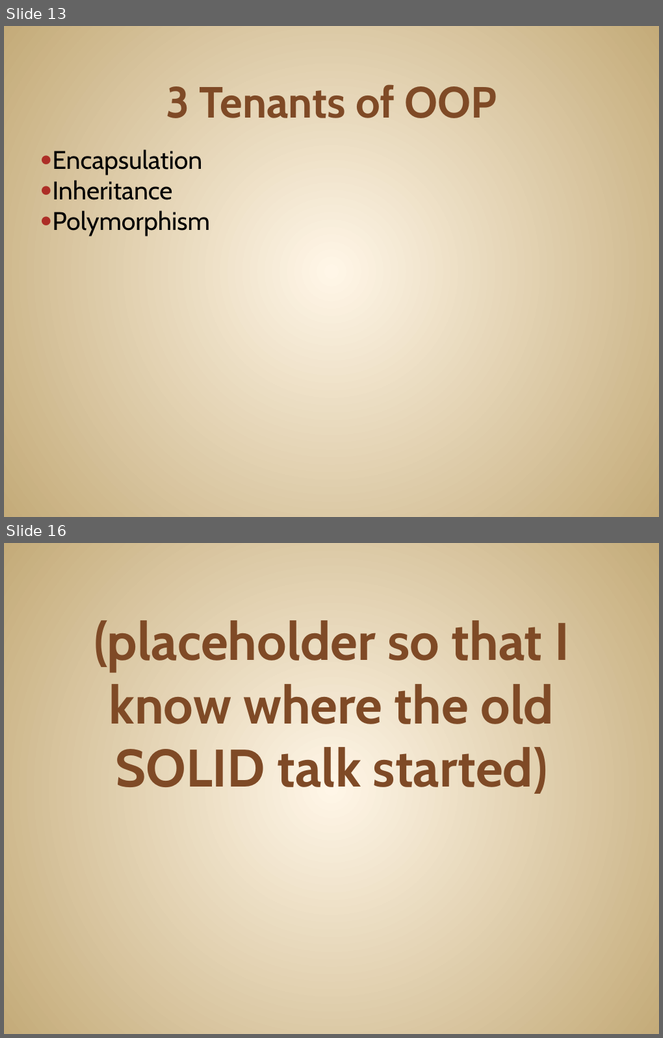
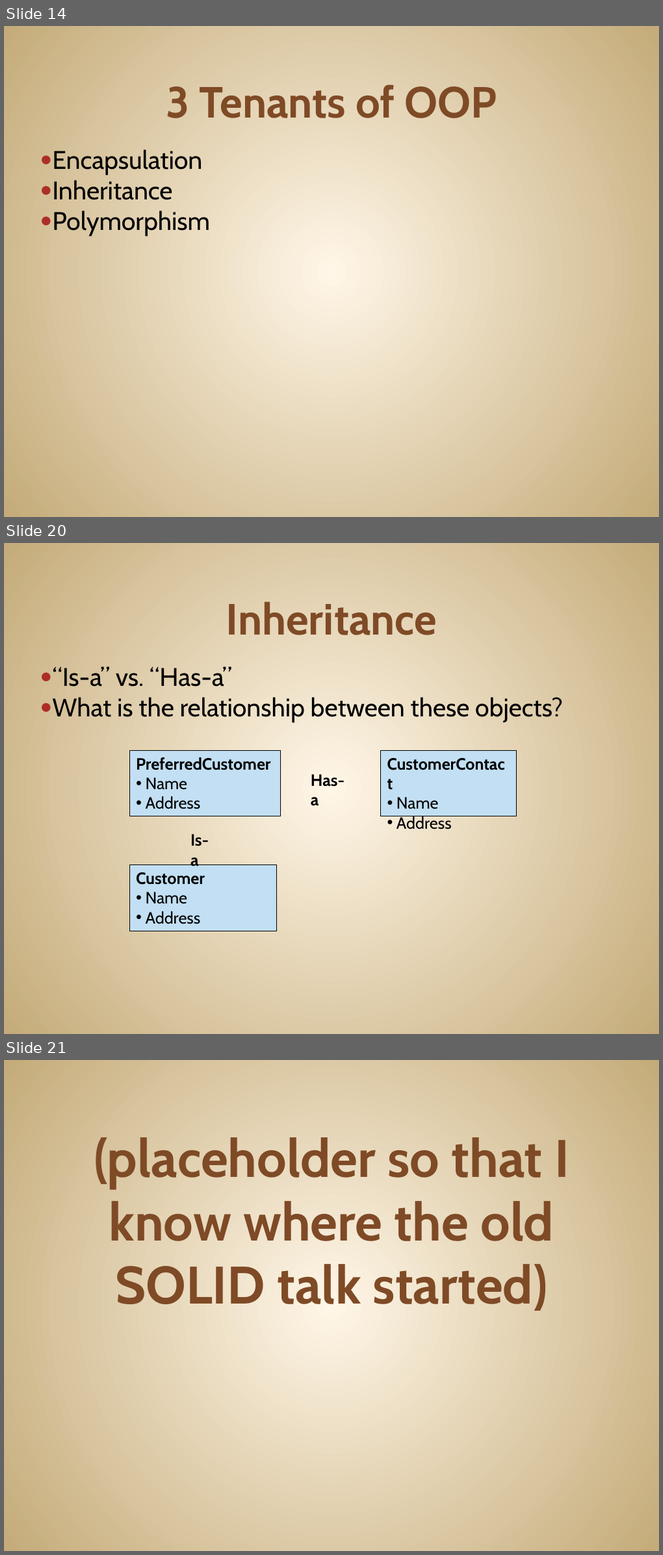
Before and after one commit to JonKruger/oop-solid-sample, a slide deck: slides/OOP-SOLID-CodeMash.pptx. Shown one above the other, each under a label of ours: slides 13 and 16 before the commit, slides 14, 20 and 21 after it; the slides between them are not shown. The pictures are 663x1038 and 663x1555 pixels, drawn with LibreOffice and Linux fonts; fonts in the diff are those of the drawing. Boxes give left, top, right and bottom in pixels: in the first picture for what was removed or moved away, otherwise in the second. Text is boxed around its words. In the diff, an @@ line names an element or a change of style, - is before the commit and + after.

Commit message:
encapsulation and some inheritance

```diff
--- a/slides/OOP-SOLID-CodeMash.pptx
+++ b/slides/OOP-SOLID-CodeMash.pptx
@@ slide 20 added at (4,543,659,1034), background gradient #FFF7E8 to #C4AA7A @@
@@ title added at (226,601,437,635), 48 pt, text #804B26, bold @@
+Inheritance
@@ text added at (52,667,563,723), 28 pt, text #000000 @@
+● “Is-a” vs. “Has-a”
+● What is the relationship between these objects?
@@ rectangle added at (130,751,280,817), fill #C2DFF3, outline #000000 0.75 pt, 18 pt, text #000000, bold @@
+PreferredCustomer
+• Name
+• Address
@@ rectangle added at (381,751,516,817), fill #C2DFF3, outline #000000 0.75 pt, 18 pt, text #000000, bold @@
+CustomerContact
+• Name
+• Address
@@ text added at (311,774,345,806), 18 pt, text #000000, bold @@
+Has-a
@@ text added at (191,834,209,870), 18 pt, text #000000, bold @@
+Is-a
@@ rectangle added at (130,865,277,932), fill #C2DFF3, outline #000000 0.75 pt, 18 pt, text #000000 @@
+Customer
+• Name
+• Address
@@ what was slide 13 is now slide 14 @@
@@ what was slide 16 is now slide 21 @@
```
Also in this commit, not shown: 1 slide changed, 5 other slides added, 1 slide removed.
